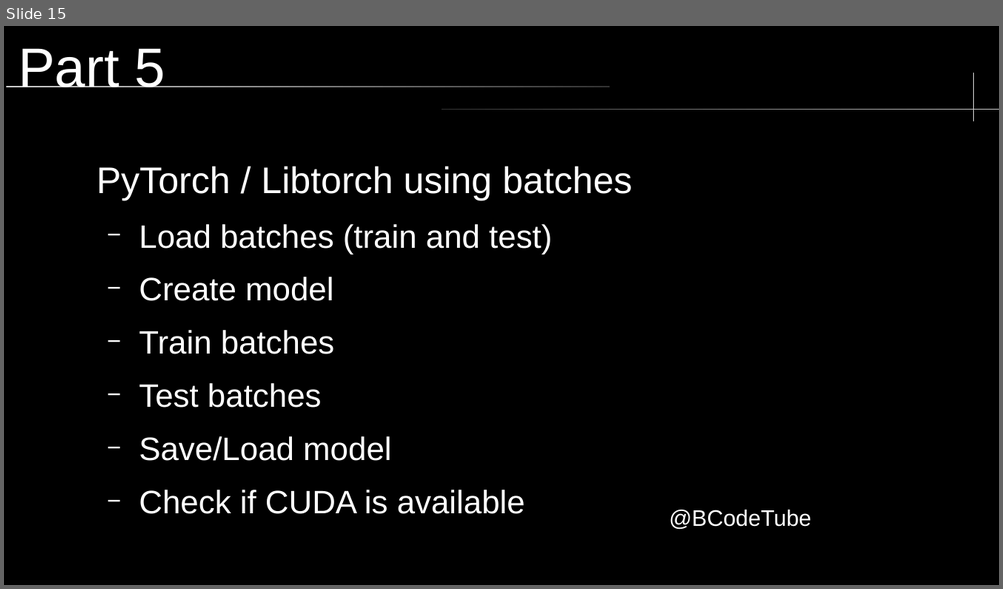
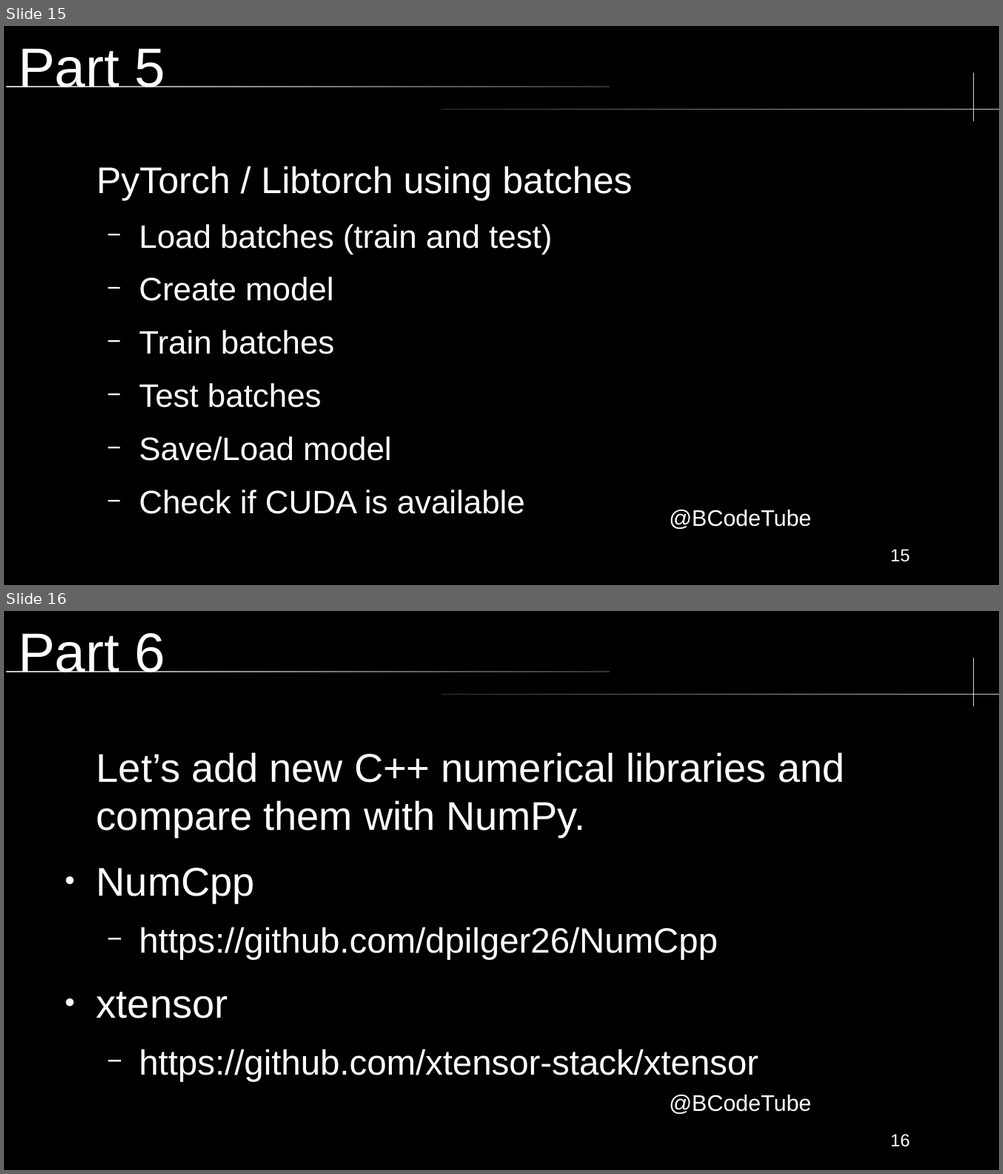
Before and after one commit to brccabral/Cpp_Python_MNIST, a slide deck: MNIST.odp. Shown one above the other, each under a label of ours: slide 15 before the commit, slides 15 and 16 after it. The pictures are 1003x589 and 1003x1174 pixels, drawn with LibreOffice and Linux fonts; fonts in the diff are those of the drawing; background and template pictures are left out. Boxes give left, top, right and bottom in pixels: in the first picture for what was removed or moved away, otherwise in the second. Text is boxed around its words. In the diff, an @@ line names an element or a change of style, - is before the commit and + after.

```diff
--- a/MNIST.odp
+++ b/MNIST.odp
@@ slide 16 added at (4,611,999,1170), background #000000; not listed: 4 template elements that a slide beside it also shows @@
@@ title added at (18,633,165,672), 44 pt, text #FFFFFF @@
+Part 6
@@ text added at (96,752,844,1082), 28 pt, text #FFFFFF @@
+Let’s add new C++ numerical libraries and compare them with NumPy.
+● NumCpp
+  − https://github.com/dpilger26/NumCpp
+● xtensor
+  − https://github.com/xtensor-stack/xtensor
@@ page number added at (890,1134,909,1147), 14 pt, text #FFFFFF @@
+16
@@ slide 15 changed as well @@
@@ page number added at (890,549,909,562), 14 pt, text #FFFFFF @@
+15
```
Also in this commit, not shown: 13 other slides changed.
